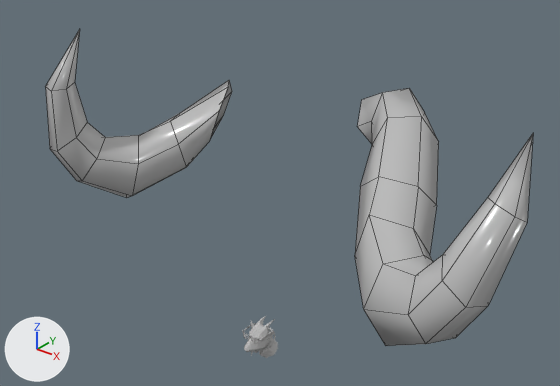
An edit to the FBX model MachineBuildingDestroy/Assets/Graphics/v2/goat_head.fbx, drawn before and after from the same camera.
Rendered twice from a camera (50 mm lens) standing at (27.0, -31.9, 30.7) and looking at (6.3, -6.0, 14.6). Arrows for +X, +Y and +Z are at lower left; the lights stay in place. Mesh edges are drawn as thin lines on the coarser meshes. Where no turn or scale is listed for an object, it has been applied to the vertices.
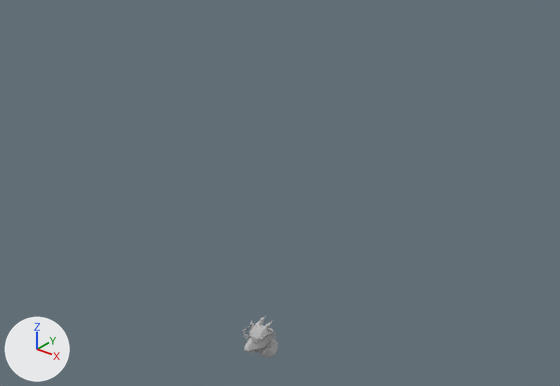
Changed parts and their boxes [x1, y1, x2, y2] in the pictures (560 x 386 px):
'Object007', deleted
    before: [45, 29, 533, 346]

What changed in the scene script:
```text
Remove ob_object007:
    ob_object007 = bpy.data.objects.new('Object007', me_mesh_001)
    ob_object007.location = (9.44, -3.9, 1.72)
```
